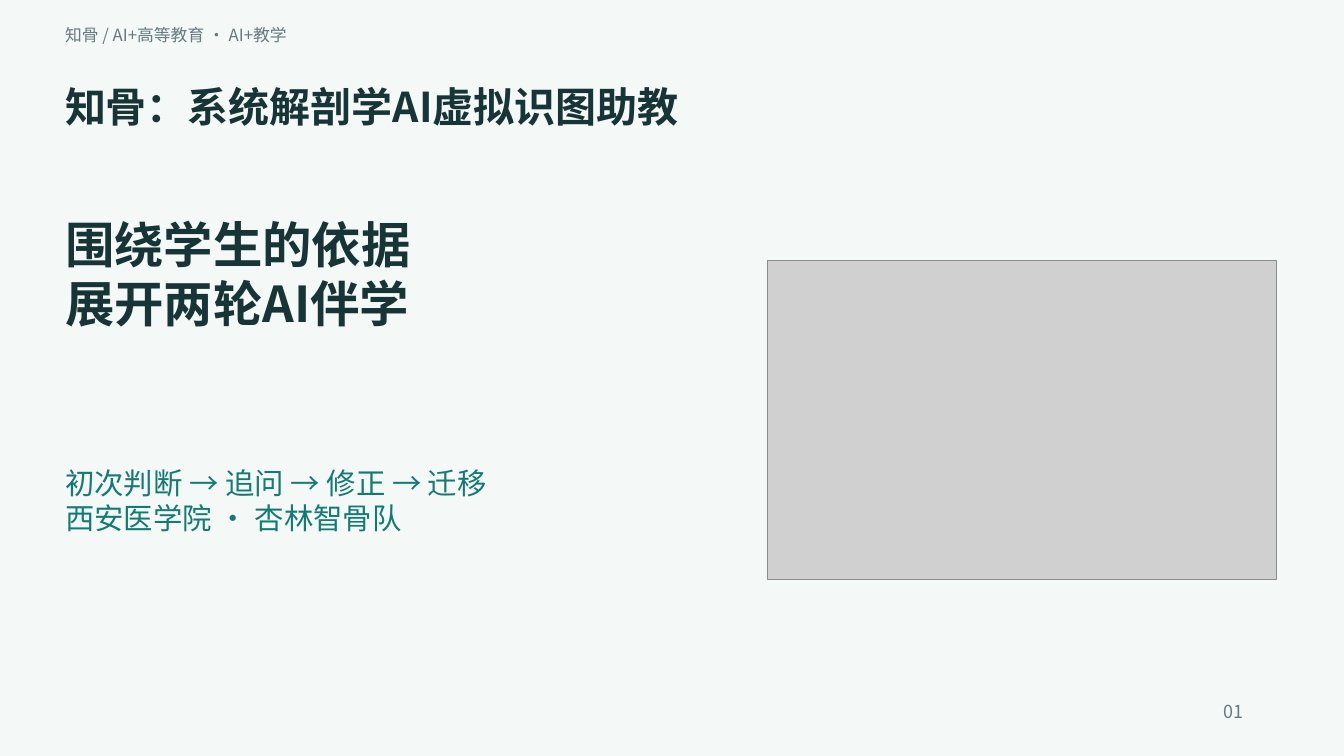
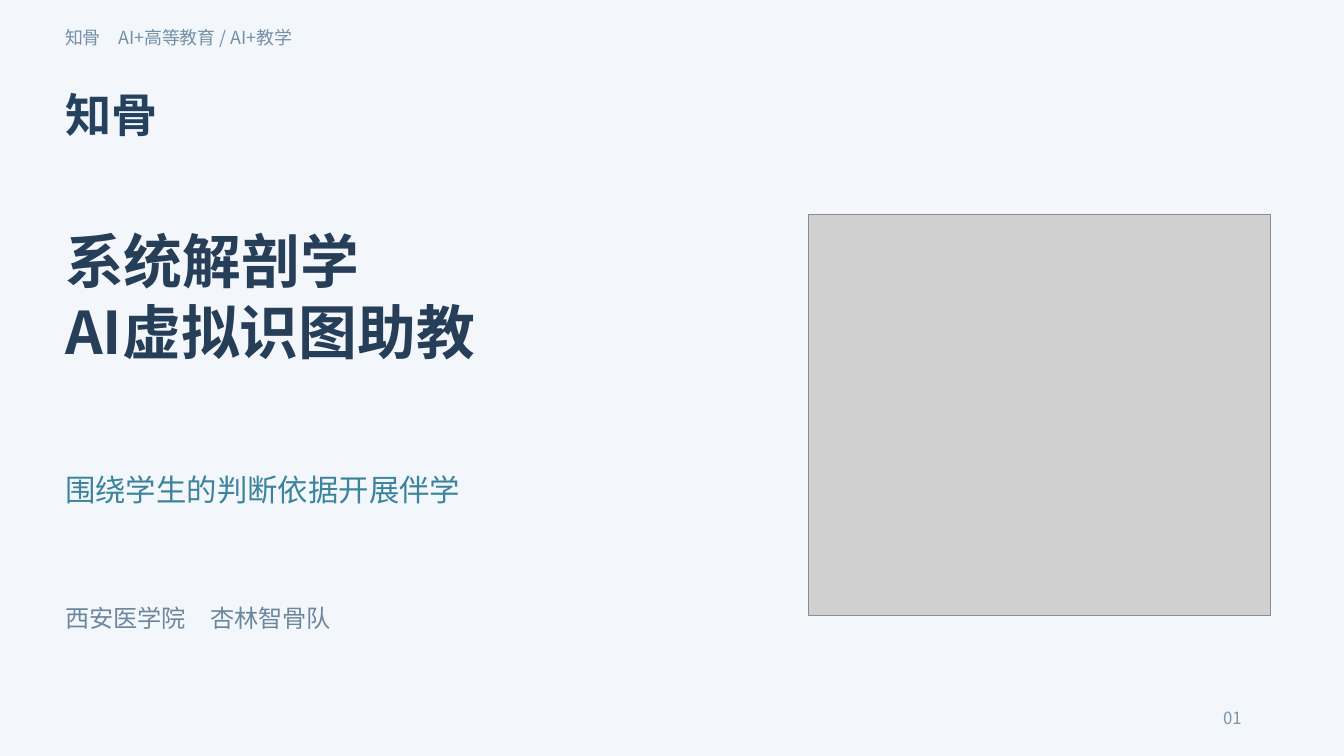
Before and after one commit to crh2007530/zhigu-ai-teaching, a slide deck: slide 1 of materials/知骨2.0作品演示.pptx. Drawn at 1344x756 pixels with LibreOffice and Linux fonts; fonts in the diff are those of the drawing; grey boxes stand for pictures. Boxes give left, top, right and bottom in pixels: in the first picture for what was removed or moved away, otherwise in the second. Text is boxed around its words. In the diff, an @@ line names an element or a change of style, - is before the commit and + after.

```diff
--- a/materials/知骨2.0作品演示.pptx
+++ b/materials/知骨2.0作品演示.pptx
@@ background #F4F8F7 to #F3F7FB @@
@@ text at box(65, 29, 293, 46): text changed; size 12 to 12.8 pt; text colour #647C7E to #7490A6 @@
-知骨 / AI+高等教育 · AI+教学
+知骨 AI+高等教育 / AI+教学
@@ text at box(65, 93, 157, 136): text changed; size 29.2 to 33 pt; text colour #173436 to #24415E @@
-知骨：系统解剖学AI虚拟识图助教
+知骨
@@ text at box(65, 232, 475, 360): text changed; size 35.2 to 42 pt; text colour #173436 to #263E57 @@
-围绕学生的依据
-展开两轮AI伴学
+系统解剖学
+AI虚拟识图助教
@@ picture: place and size @@
-picture at box(767, 261, 1276, 580)
+picture at box(809, 215, 1270, 615)
@@ text at box(65, 475, 460, 504): text changed; size 21 to 21.8 pt; text colour #147B74 to #3C849B @@
-初次判断 → 追问 → 修正 → 迁移
-西安医学院 · 杏林智骨队
+围绕学生的判断依据开展伴学
@@ text added at box(65, 606, 331, 629), 17.2 pt, text #6C879D @@
+西安医学院 杏林智骨队
@@ text "01" at box(1223, 711, 1242, 724): size 12.8 to 12 pt, text colour #647C7E to #7E95AA @@
```
Also in this commit, not shown: 9 slides added, 8 slides removed, 10 other files.
